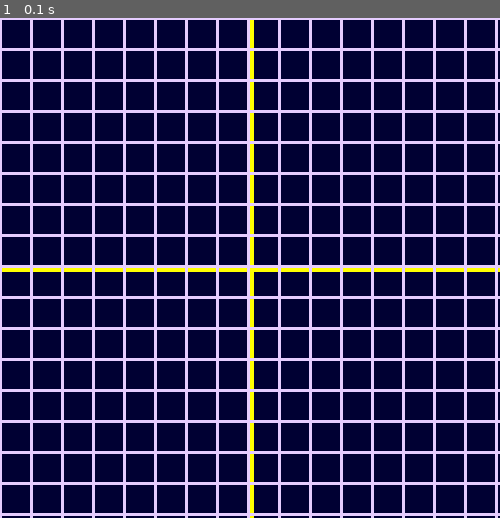
Above: before the commit, frame 1.
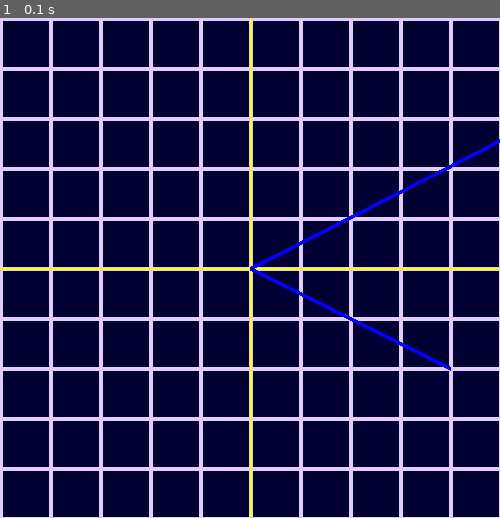
Above: after the commit, the same moment.

Repository: DeVcB13d/Linear-Transform-Visualisation
Game: pygame game, started from src/pygameUI.py
Two runs of this game, one before a commit and one after it. Both use one fixed random seed, a clock stepped at 60 frames per second and the inputs below.
Inputs:
- Up to frame 1 (0.1 s): no input

The runs differ from the first frame. In frame 1, 29% of the frame differs, in the area x 0-100%, y 0-100%.

Commit message:
add more functionalities

Diff:
--- /dev/null
+++ b/src/constants.py
@@ -0,0 +1,3 @@
+BLUE = (0, 0, 51)
+YELLOW = (255, 255, 0)
+LAV = (229, 204, 255)
--- /dev/null
+++ b/src/graph.py
@@ -0,0 +1,63 @@
+import pygame as pg
+from constants import *
+
+class Coordinate_plane:
+
+    def __init__(self,screen,win_len,win_wid,thick = 100):
+        self.screen = screen
+        self.win_len = win_len
+        self.win_wid = win_wid
+        self.thick = thick
+        self.draw_grid(self.thick)
+        self.draw_axis()
+
+
+    def coordinate(self,inx,iny):
+        """
+        To input the coodinates and return its
+        pygame UI equialent values
+        """
+        return tuple([self.win_len/2+inx,self.win_wid/2+iny])
+
+    def draw_grid(self,gridsize,line_t = 4):
+        '''
+        To draw the main grid with each line spaced by gridsize
+        '''
+        posX = self.win_wid/2
+        pg.draw.line(self.screen, YELLOW, (posX,0), (posX,self.win_len),line_t)
+        posY = self.win_len/2
+        pg.draw.line(self.screen, YELLOW, (0, posY), (self.win_wid, posY),line_t)
+        # Drawing vertical lines
+        vert_ini_pos = [0, 0]
+        vert_fin_pos = [0, self.win_len]
+        hor_ini_pos = [0, 0]
+        hor_fin_pos = [self.win_wid, 0]
+        for i in range(1, self.win_len // 10 + 2):
+            pg.draw.line(self.screen, LAV, vert_ini_pos, vert_fin_pos,line_t)
+            vert_ini_pos[0] += gridsize
+            vert_fin_pos[0] += gridsize
+        for i in range(1, self.win_wid // 10 + 2):
+            pg.draw.line(self.screen, LAV, hor_ini_pos, hor_fin_pos,line_t)
+            hor_ini_pos[1] += gridsize
+            hor_fin_pos[1] += gridsize
+
+    def draw_axis(self):
+        """
+        To draw the coordinate axes
+        """
+        posX =self.win_wid/2
+        pg.draw.line(self.screen, YELLOW, (posX,0), (posX,self.win_len), 2)
+        posY = self.win_len/2
+        pg.draw.line(self.screen, YELLOW, (0, posY), (self.win_wid, posY), 2)
+
+class Plotter:
+    '''
+    To plot the vectors onto the graph
+    '''
+    def __init__(self,screen,plane):
+        self.screen = screen
+        self.plane = plane
+    def plot(self,x,y):
+        start = self.plane.coordinate(0,0)
+        end = self.plane.coordinate(x,y)
+        pg.draw.line(self.screen,(0,0,255),start,end,4)
--- a/src/pygameUI.py
+++ b/src/pygameUI.py
@@ -1,4 +1,5 @@
 import pygame, sys
+from graph import *
 
 # CONSTANTS
 BLUE = (0, 0, 51)
@@ -15,34 +16,13 @@
 pygame_icon = pygame.image.load('media\logo.jpg')
 pygame.display.set_icon(pygame_icon)
 
-def draw_main_grid(gridsize):
-    posX =wind_brea//2
-    pygame.draw.line(screen, YELLOW, (posX,0), (posX,wind_len), 6)
-    posY = wind_len//2
-    pygame.draw.line(screen, YELLOW, (0, posY), (wind_brea, posY), 6)
-    # Drawing vertical lines
-    vert_ini_pos = [0, 0]
-    vert_fin_pos = [0, wind_len]
-    hor_ini_pos = [0, 0]
-    hor_fin_pos = [wind_brea, 0]
-    for i in range(1, wind_len // 10 + 2):
-        pygame.draw.line(screen, LAV, vert_ini_pos, vert_fin_pos, grid_line_width)
-        vert_ini_pos[0] += gridsize
-        vert_fin_pos[0] += gridsize
-    for i in range(1, wind_brea // 10 + 2):
-        pygame.draw.line(screen, LAV, hor_ini_pos, hor_fin_pos, grid_line_width)
-        hor_ini_pos[1] += gridsize
-        hor_fin_pos[1] += gridsize
-def draw_line():
-    posX =wind_brea//2
-    pygame.draw.line(screen, YELLOW, (posX,0), (posX,wind_len), 2)
-    posY = wind_len//2
-    pygame.draw.line(screen, YELLOW, (0, posY), (wind_brea, posY), 2)
-
 
 def main():
     run = True
-    draw_main_grid(31)
+    Plane = Coordinate_plane(screen,wind_len,wind_brea,wind_len/10)
+    plt = Plotter(screen,Plane)
+    plt.plot(200,100)
+    plt.plot(400,-205)
     #draw_line()
     while run:
         for event in pygame.event.get():
--- a/src/Matrix.py
+++ b/src/temp_files/Matrix.py
@@ -23,7 +23,6 @@
             return result
     def __add__():
         pass
-
     def determinant():
         pass
 
--- a/src/gridsam.py
+++ b/src/temp_files/gridsam.py
@@ -5,7 +5,7 @@
 > With the basis vectors, we can form a grid which is represented as a set of points in the memory
 > The amount of points in the set of points is based on the scale
 '''
-from Matrix import *
+from temp_files.Matrix import *
 import matplotlib.pyplot as plt
 
 class vector:
@@ -50,7 +50,6 @@
         pass
 
 def main():
-    print("JII")
     v1 = vector(1,2)
     v2 = vector(3,4)
     G = grid(v1,v2)
